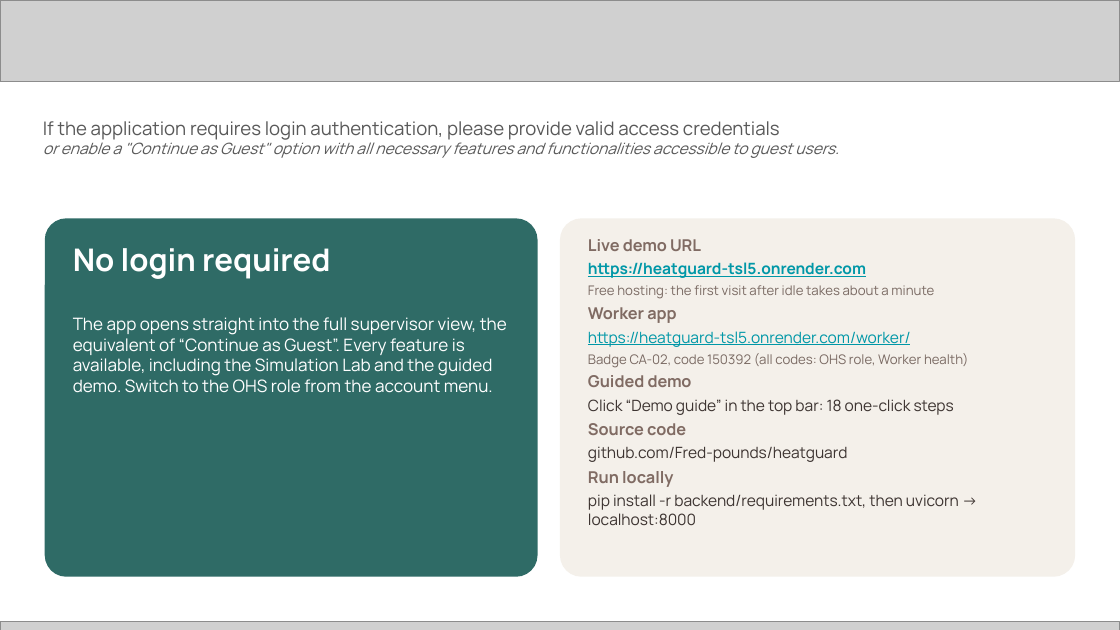
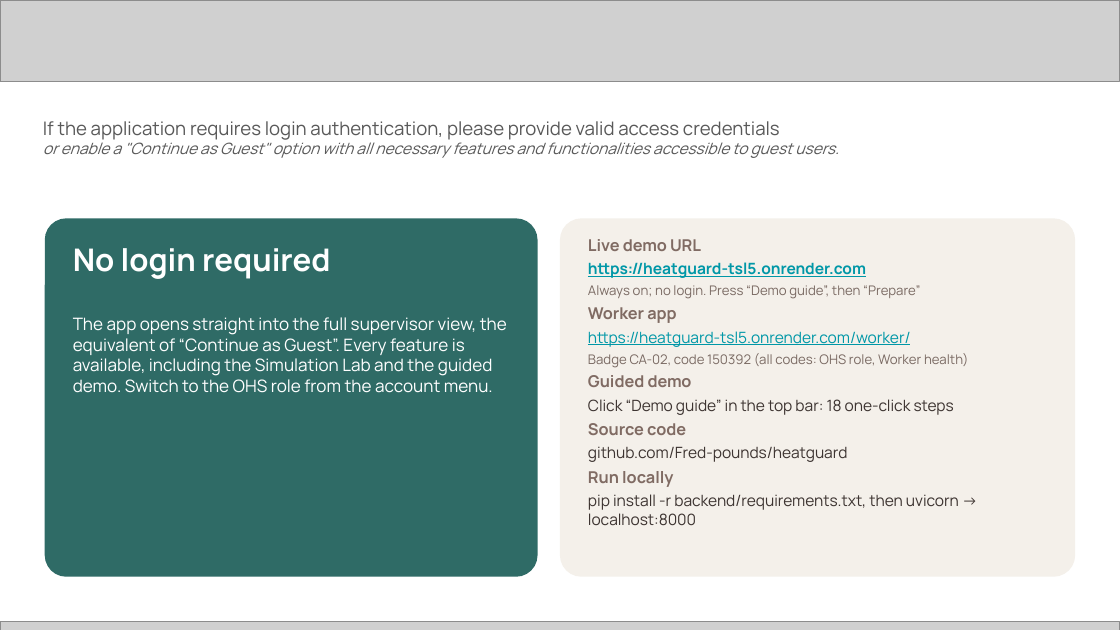
Before and after one commit to Fred-pounds/heatguard, a slide deck: slide 11 of docs/submission/HeatGuard_Submission.pptx. Drawn at 1120x630 pixels with LibreOffice and Linux fonts; fonts in the diff are those of the drawing; grey boxes stand for pictures. Boxes give left, top, right and bottom in pixels: in the first picture for what was removed or moved away, otherwise in the second. Text is boxed around its words. In the diff, an @@ line names an element or a change of style, - is before the commit and + after.

```diff
--- a/docs/submission/HeatGuard_Submission.pptx
+++ b/docs/submission/HeatGuard_Submission.pptx
@@ text at (588,285,920,299): text changed @@
-Free hosting: the first visit after idle takes about a minute
+Always on; no login. Press “Demo guide”, then “Prepare”
```
Also in this commit, not shown: 6 other slides changed, 5 other files.
